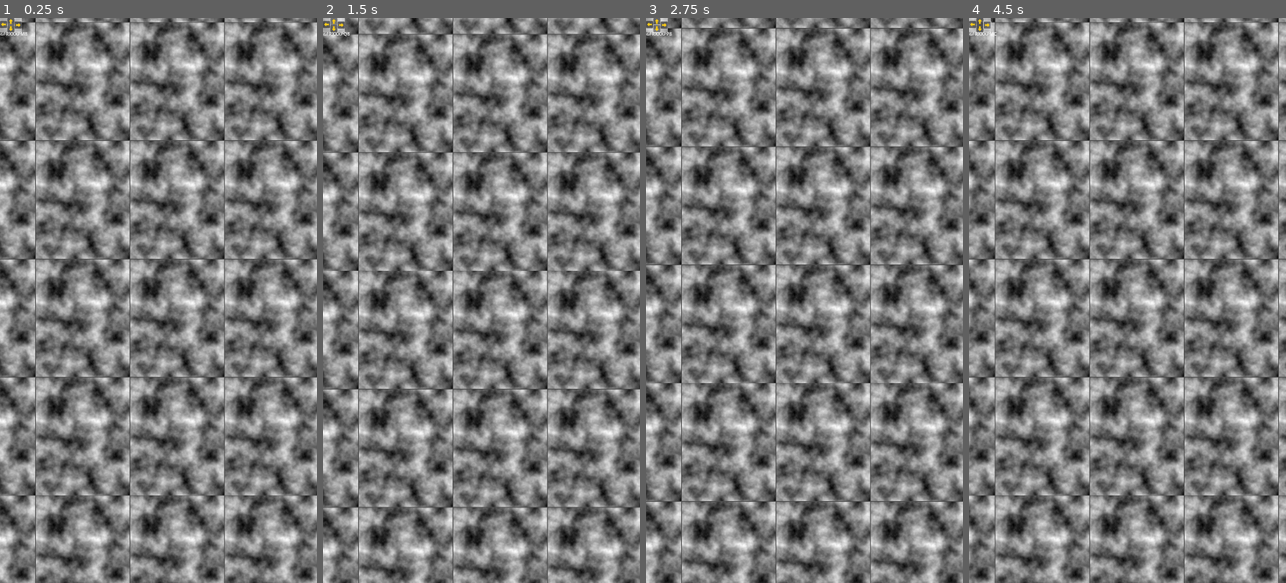
Above: before the commit, frames 1-4 (left to right).
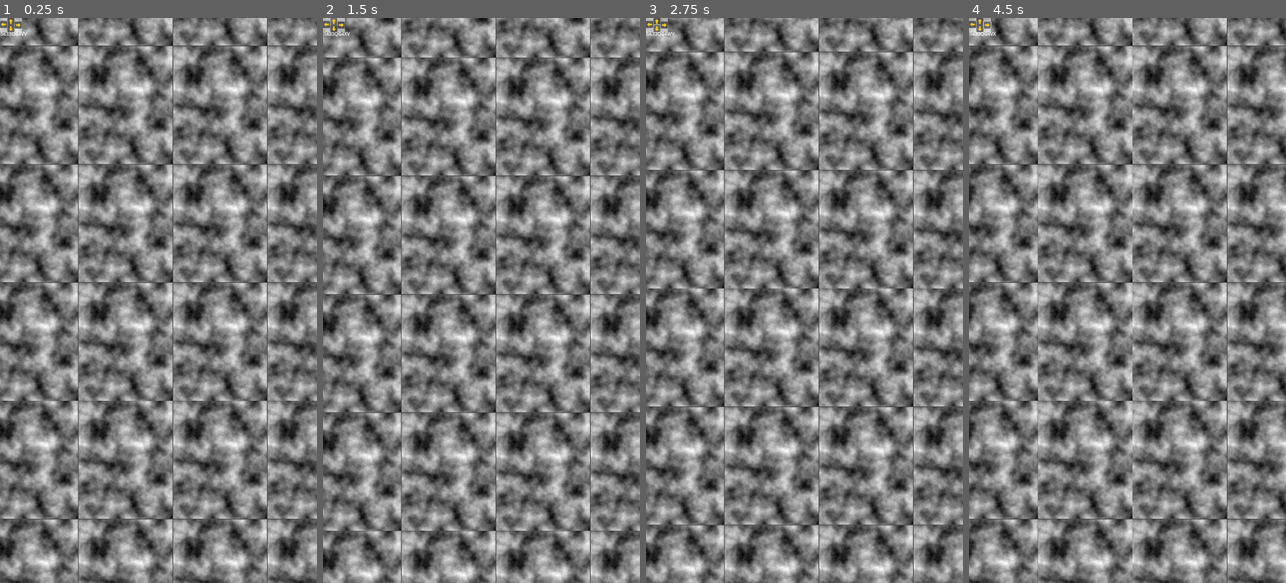
Above: after the commit, the same moments.

Repository: PraxisMapper/PraxisGodotComponents
Game: Godot game, scene res://Scenes/OverheadView.tscn
Two runs of this game, one before a commit and one after it. Both use one fixed random seed, a clock stepped at 60 frames per second and the inputs below. This scene is started directly instead of the project's main scene.
Inputs (mouse positions are in pixels of both pictures, inside the frame that each line leads up to):
- Up to frame 1 (0.25 s): no input
- Up to frame 2 (1.5 s): click (332, 23) at 0.5 s; click (332, 23) at 1.25 s
- Up to frame 3 (2.75 s): click (655, 29) at 2 s
- Up to frame 4 (4.5 s): click (978, 29) at 2.75 s; click (988, 23) at 3.5 s; click (988, 23) at 4.25 s

The runs differ from the first frame. In frame 1, 72% of the frame differs, in the area x 0-100%, y 0-100%; in frame 2, 72%; in frame 3, 72%; in frame 4, 72%.

Commit message:
Swap default debugPlusCode

Diff:
--- a/PraxisMapper/Scripts/PraxisMapper.gd
+++ b/PraxisMapper/Scripts/PraxisMapper.gd
@@ -19,14 +19,14 @@
 static var mapTileWidth = 320 #TODO: load these from the server eventually
 static var mapTileHeight = 400
 #This variable should exist for debugging purposes, but I've provided a few choices for convenience.
-#static var debugStartingPlusCode = "85633QG4VV" #Elysian Park, Los Angeles, CA, USA
+static var debugStartingPlusCode = "85633QG4VV" #Elysian Park, Los Angeles, CA, USA
 #static var debugStartingPlusCode = "87G8Q2JMGF" #Central Park, New York City, NY, USA
 #static var debugStartingPlusCode = "8FW4V75W25" #Eiffel Tower Garden, France
 #static var debugStartingPlusCode = "9C3XGV349C" #The Green Park, London, UK
 #static var debugStartingPlusCode = "8Q7XMQJ595" #Kokyo Kien National Garden, Tokyo, Japan
 #static var debugStartingPlusCode = "8Q336FJCRV" #Peoples Park, Shanghai, China
 #static var debugStartingPlusCode = "7JWVP5923M" #Shalimar Bagh, Delhi, India
-static var debugStartingPlusCode = "86FRXXXPM8" #Ohio State University, Columbus, OH, USA
+#static var debugStartingPlusCode = "86FRXXXPM8" #Ohio State University, Columbus, OH, USA
 
 #storage values for global access at any time.
 static var currentPlusCode = '' #The Cell10 we are currently in.
